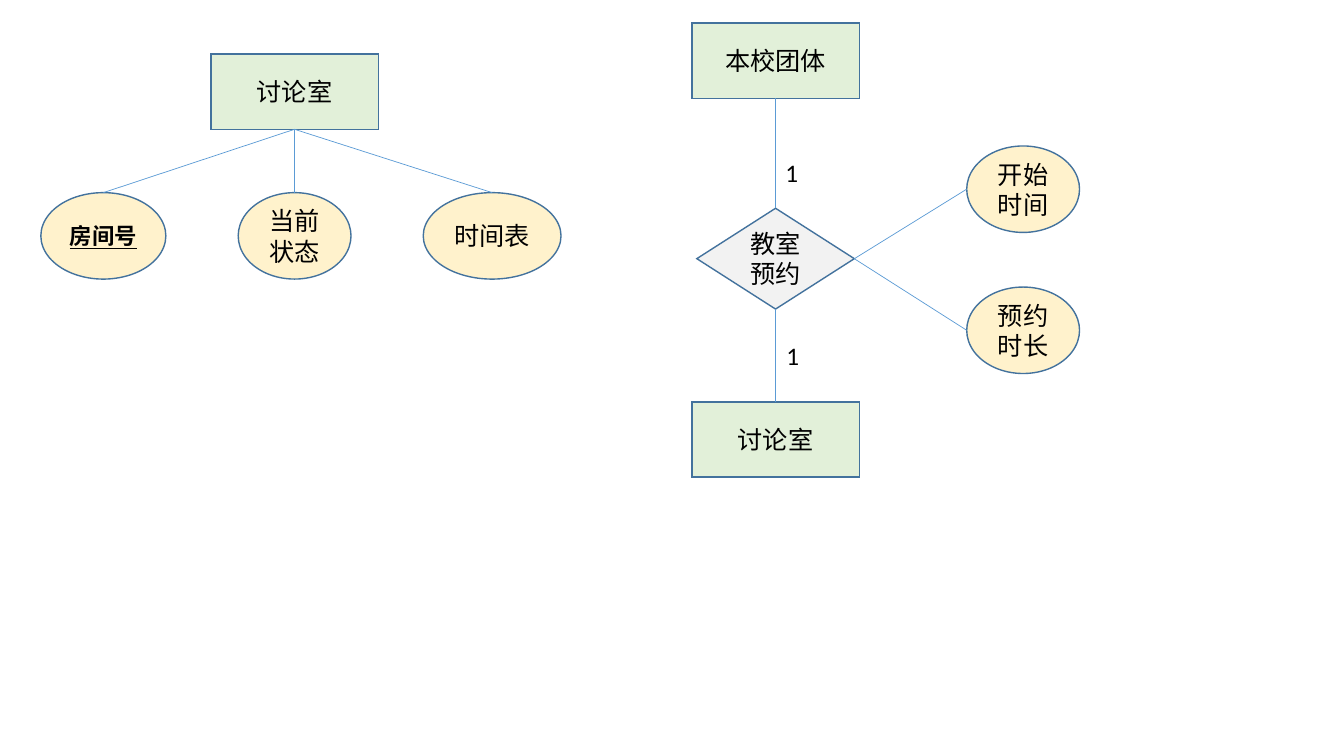
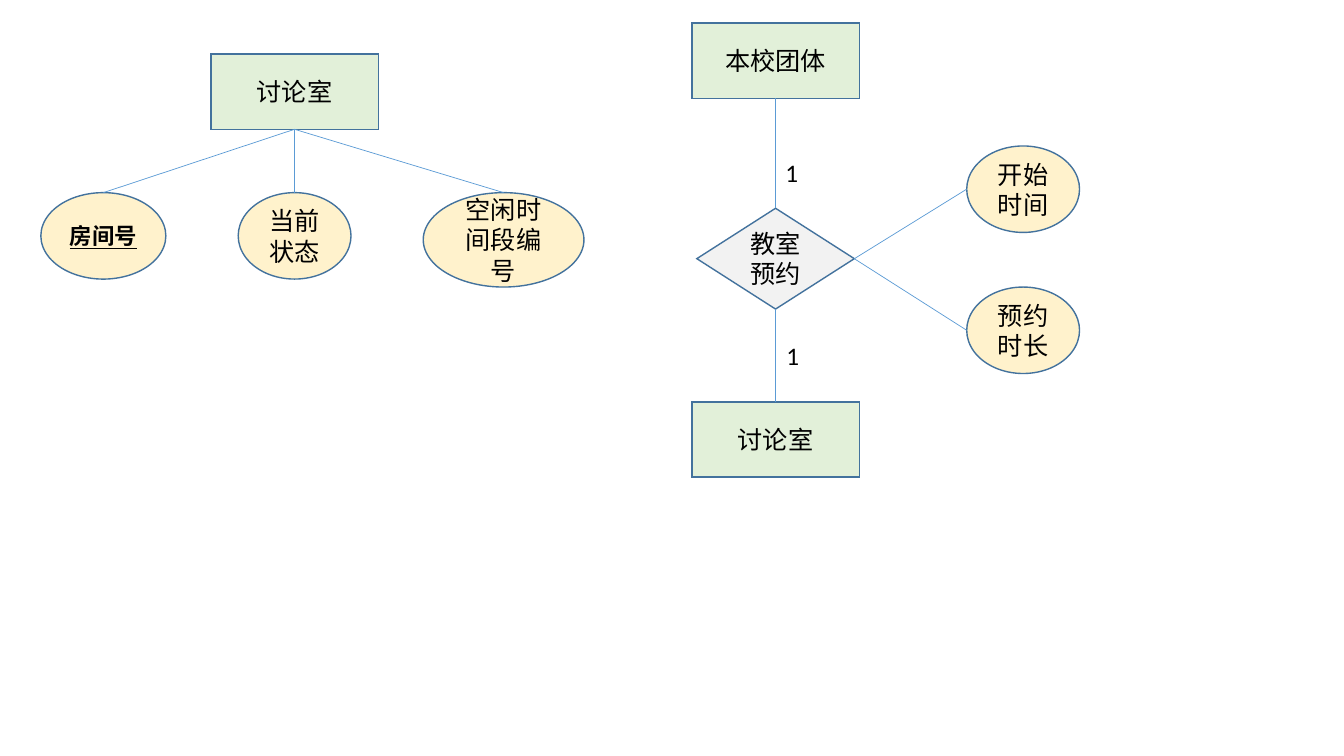
Before and after one commit to huangqiuyu/Database_BUAA, a slide deck: slide 9 of ours/E-R图初稿.pptx (slide 10 before the commit). Drawn at 1344x756 pixels with LibreOffice and Linux fonts; fonts in the diff are those of the drawing. Boxes give left, top, right and bottom in pixels: in the first picture for what was removed or moved away, otherwise in the second. Text is boxed around its words. In the diff, an @@ line names an element or a change of style, - is before the commit and + after.

```diff
--- a/ours/E-R图初稿.pptx
+++ b/ours/E-R图初稿.pptx
@@ line moved from (492, 193) - (294, 129) to (504, 193) - (294, 129) @@
@@ ellipse "空闲时间段编号": place and size @@
-ellipse "空闲时间段编号" at box(423, 193, 562, 279)
+ellipse "空闲时间段编号" at box(423, 193, 584, 287)
@@ text in ellipse at box(466, 193, 542, 282): text changed @@
-时间表
+空闲时间段编号
```
Also in this commit, not shown: 1 other slide changed, 1 slide removed, 1 other file.
